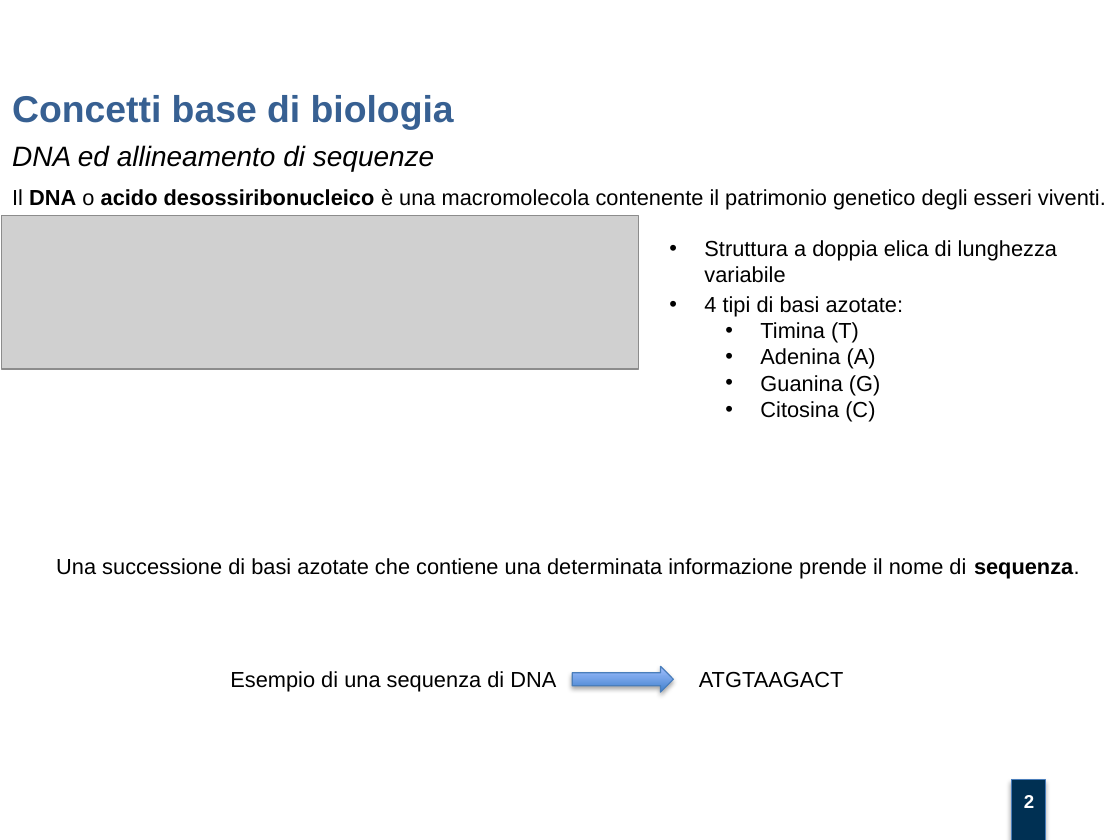
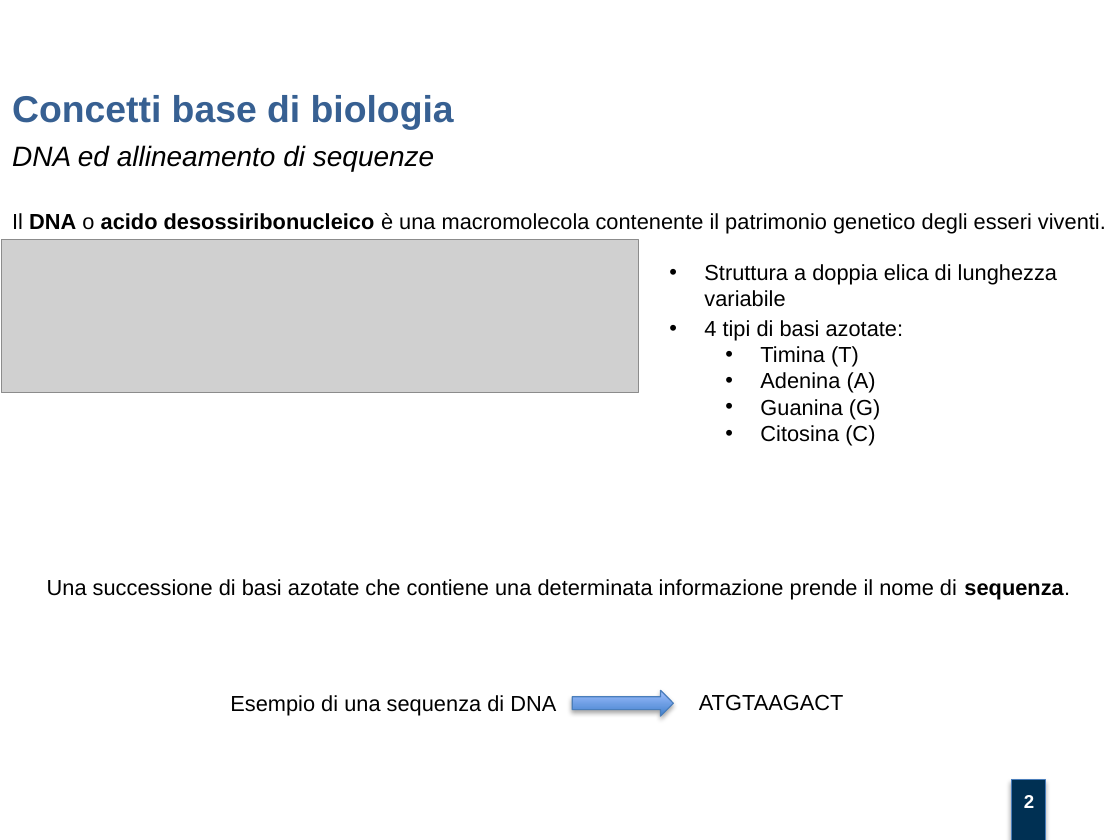
Before and after one commit to mtortoli/Thesis, a slide deck: slide 2 of Discussione Laurea/Slides.pptx. Drawn at 1120x840 pixels with LibreOffice and Linux fonts; fonts in the diff are those of the drawing; grey boxes stand for pictures; background and template pictures are left out. Boxes give left, top, right and bottom in pixels: in the first picture for what was removed or moved away, otherwise in the second. Text is boxed around its words. In the diff, an @@ line names an element or a change of style, - is before the commit and + after.

```diff
--- a/Discussione Laurea/Slides.pptx
+++ b/Discussione Laurea/Slides.pptx
@@ text "Una successione di basi azotate ...": place and size @@
-text "Una successione di basi azotate ..." at (56, 558, 1080, 579)
+text "Una successione di basi azotate ..." at (47, 579, 1070, 599)
@@ text "Una successione di basi azotate ..." at (47, 579, 1070, 599): alignment left to centre @@
@@ 5 texts, 1 picture, 1 right arrow: place and size @@
-5 texts, 1 picture, 1 right arrow at (1, 189, 1106, 692)
+5 texts, 1 picture, 1 right arrow at (1, 213, 1106, 716)
```
Also in this commit, not shown: 1 other slide changed, 1 other file.
